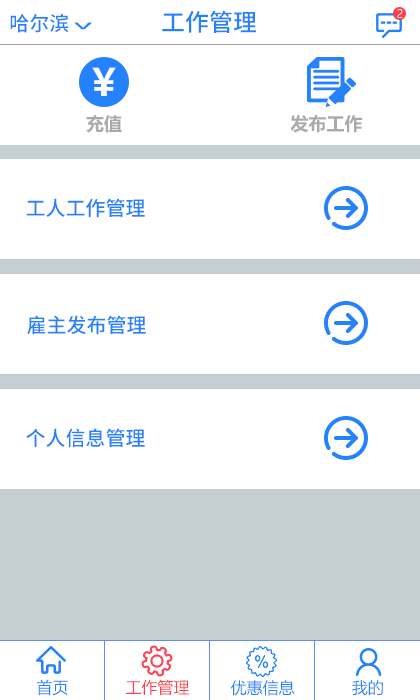
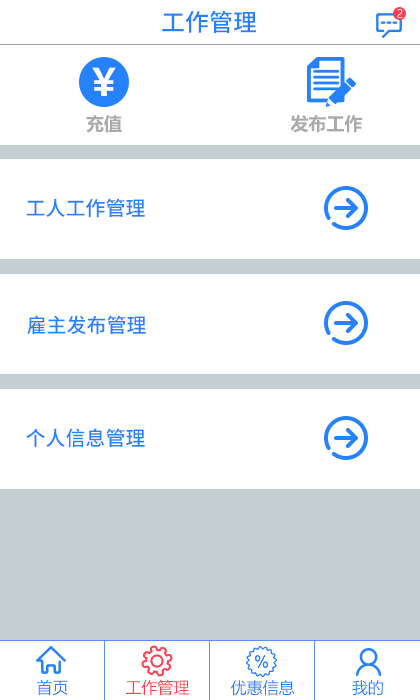
The second 420 × 700 image is a revision of the first. Changes to its layers:
hid ">" (1st of 5, in "导航-白色") over [74, 22, 93, 30]
hid "哈尔滨" (1st of 5, in "导航-白色") over [10, 13, 69, 33]
